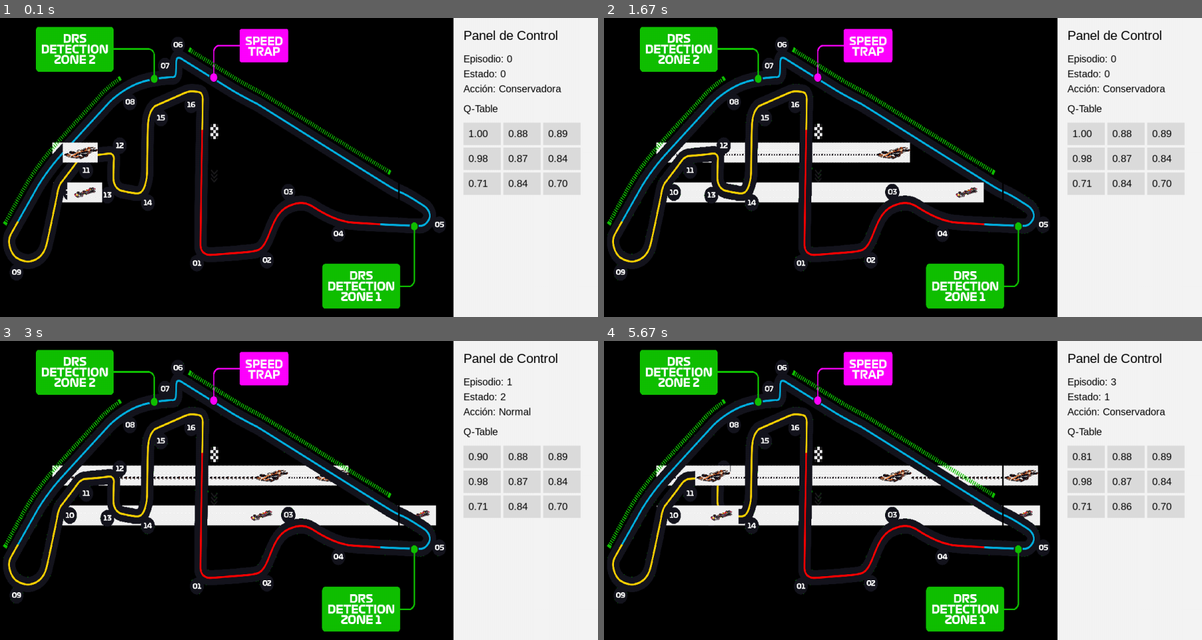
Above: before the commit, frames 1-4 (two rows, left to right).
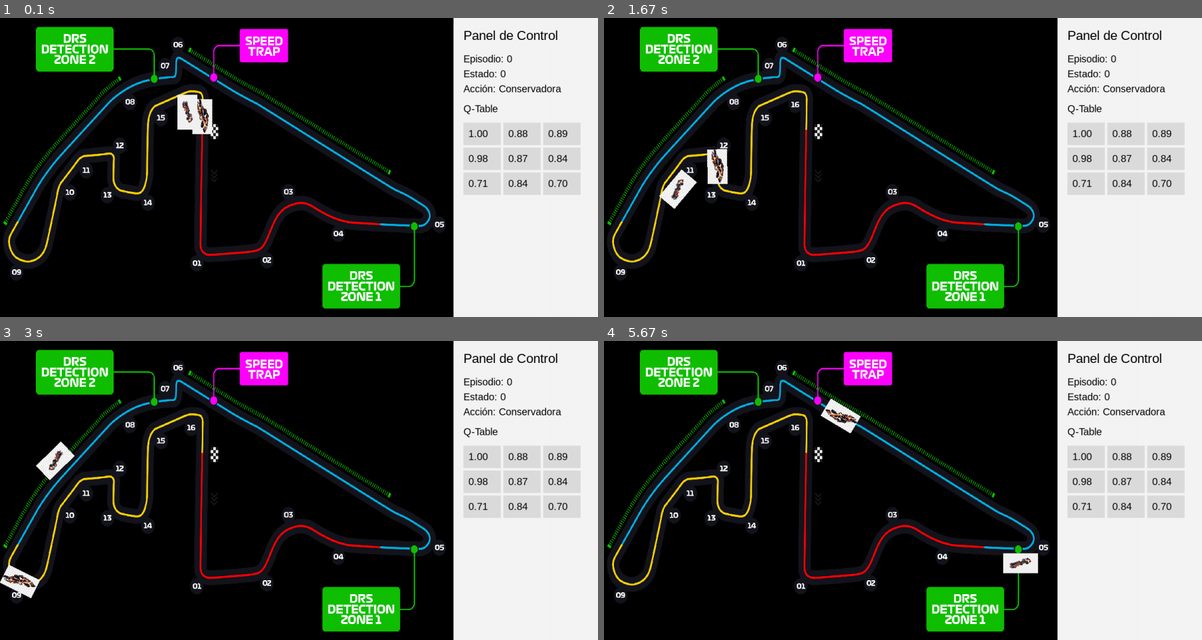
Above: after the commit, the same moments.

Repository: TaniaAraque/Proyecto-3-IA-F1-ML
Game: pygame game, started from main.py
The game is run twice, just before and just after one commit, with the same random seed, the same clock (stepped at 60 frames per second) and the same inputs.
Inputs:
- Up to frame 1 (0.1 s): no input
- Up to frame 2 (1.67 s): tap Enter at 0.33 s
- Up to frame 3 (3 s): no input
- Up to frame 4 (5.67 s): no input

The runs differ from the first frame. In frame 1, 2.0% of the frame differs, in the area x 0-70%, y 2-98%; in frame 2, 6.0%; in frame 3, 6.9%; in frame 4, 8.3%, in the area x 0-89%, y 2-98%.

Commit message:
Mapeo pista Abu Dhabi

Diff:
--- a/utils/sim_pygame_race.py
+++ b/utils/sim_pygame_race.py
@@ -3,6 +3,7 @@
 import time
 import random
 import os
+import math
 
 class F1RaceSim:
     def __init__(self, env, Q, episodes=200):
@@ -30,9 +31,132 @@
 
         self.car_norris = pygame.image.load("assets/car_norris.png")
         self.car_norris = pygame.transform.scale(self.car_norris, (70, 40))
+        self.car_norris.set_colorkey((0, 0, 0))  # Hacer transparente el negro
 
         self.car_rival = pygame.image.load("assets/car_rival.png")
         self.car_rival = pygame.transform.scale(self.car_rival, (70, 40))
+        self.car_rival.set_colorkey((0, 0, 0))  # Hacer transparente el negro
+
+        # Definir trayectoria del circuito (ajusta estos puntos según tu imagen)
+        self.track_path = self.create_track_path()
+        self.total_distance = self.calculate_path_length()
+
+    def create_track_path(self):
+        """
+        Define los puntos que forman la trayectoria del circuito.
+        Waypoints mapeados desde la imagen real del circuito.
+        """
+        path = [
+            (406, 225),
+            (406, 179),
+            (404, 153),
+            (389, 147),
+            (371, 151),
+            (343, 161),
+            (307, 180),
+            (296, 206),
+            (296, 241),
+            (293, 323),
+            (283, 351),
+            (259, 349),
+            (236, 341),
+            (228, 327),
+            (227, 277),
+            (217, 271),
+            (167, 275),
+            (120, 331),
+            (87, 469),
+            (63, 484),
+            (44, 484),
+            (30, 477),
+            (19, 454),
+            (22, 428),
+            (35, 408),
+            (74, 340),
+            (102, 298),
+            (132, 263),
+            (167, 229),
+            (201, 188),
+            (237, 154),
+            (266, 138),
+            (293, 126),
+            (327, 121),
+            (347, 118),
+            (355, 108),
+            (355, 93),
+            (359, 79),
+            (373, 88),
+            (402, 107),
+            (427, 122),
+            (622, 238),
+            (784, 341),
+            (859, 382),
+            (863, 398),
+            (857, 406),
+            (844, 416),
+            (822, 416),
+            (742, 414),
+            (686, 409),
+            (654, 393),
+            (632, 381),
+            (605, 371),
+            (586, 374),
+            (569, 385),
+            (553, 403),
+            (542, 431),
+            (529, 458),
+            (511, 468),
+            (481, 470),
+            (415, 475),
+            (403, 466),
+            (406, 225),  # Vuelta al inicio
+        ]
+        return path
+
+    def calculate_path_length(self):
+        """Calcula la longitud total del circuito"""
+        total = 0
+        for i in range(len(self.track_path) - 1):
+            x1, y1 = self.track_path[i]
+            x2, y2 = self.track_path[i + 1]
+            total += math.sqrt((x2 - x1)**2 + (y2 - y1)**2)
+        return total
+
+    def get_position_on_track(self, distance, y_offset=0):
+        """
+        Obtiene la posición (x, y) y ángulo en el circuito dada una distancia recorrida.
+        y_offset permite colocar autos en diferentes carriles.
+        """
+        # Normalizar distancia
+        distance = distance % self.total_distance
+
+        # Encontrar segmento del circuito
+        accumulated = 0
+        for i in range(len(self.track_path) - 1):
+            x1, y1 = self.track_path[i]
+            x2, y2 = self.track_path[i + 1]
+            segment_length = math.sqrt((x2 - x1)**2 + (y2 - y1)**2)
+
+            if accumulated + segment_length >= distance:
+                # Interpolación en este segmento
+                t = (distance - accumulated) / segment_length
+                x = x1 + t * (x2 - x1)
+                y = y1 + t * (y2 - y1)
+
+                # Calcular ángulo de la tangente
+                angle = math.atan2(y2 - y1, x2 - x1)
+
+                # Aplicar offset perpendicular (para diferentes carriles)
+                x += y_offset * math.sin(angle)
+                y -= y_offset * math.cos(angle)
+
+                return x, y, math.degrees(angle)
+
+            accumulated += segment_length
+
+        # Si llegamos aquí, estamos al final
+        x, y = self.track_path[-1]
+        return x, y, 0
 
     def draw_panel(self, state, action_name, ep):
         panel_x = 910
@@ -56,10 +180,20 @@
                 txt = self.small.render(f"{val:.2f}", True, self.black)
                 self.screen.blit(txt, (rect.x + 10, rect.y + 10))
 
+    def draw_car_rotated(self, car_image, x, y, angle):
+        """Dibuja un auto rotado según el ángulo de la pista"""
+        # Rotar la imagen
+        rotated = pygame.transform.rotate(car_image, -angle)
+        # Mantener la transparencia
+        rotated.set_colorkey((0, 0, 0))
+        # Centrar la imagen rotada
+        rect = rotated.get_rect(center=(int(x), int(y)))
+        self.screen.blit(rotated, rect)
+
+
     def run(self):
         alpha = 0.1
         eps = 0.2
-        finish_x = 800
 
         for ep in range(self.episodes):
 
@@ -68,11 +202,9 @@
                     pygame.quit()
                     return
 
-            norris_x = 100
-            norris_y = 250
-
-            rival_x = 100
-            rival_y = 330
+            # Distancia recorrida en el circuito (en lugar de posición x)
+            norris_distance = 0
+            rival_distance = 0
 
             state = self.env.reset()
             action = np.random.randint(3) if random.random() < eps else np.argmax(self.Q[state])
@@ -92,29 +224,39 @@
 
             reward = 0
 
-            while norris_x < finish_x and rival_x < finish_x:
+            # Carrera: una vuelta completa al circuito
+            while norris_distance < self.total_distance and rival_distance < self.total_distance:
 
                 for event in pygame.event.get():
                     if event.type == pygame.QUIT:
                         pygame.quit()
                         return
 
-                norris_x += n_speed
-                rival_x += r_speed
-
+                # Avanzar en el circuito
+                norris_distance += n_speed
+                rival_distance += r_speed
+
+                # Obtener posiciones en el circuito
+                norris_x, norris_y, norris_angle = self.get_position_on_track(norris_distance, y_offset=0)
+                rival_x, rival_y, rival_angle = self.get_position_on_track(rival_distance, y_offset=30)
+
+                # Limpiar pantalla completamente
+                self.screen.fill((0, 0, 0))
+
+                # Dibujar fondo
                 self.screen.blit(self.track, (0,0))
 
-                self.screen.blit(self.car_norris, (norris_x, norris_y))
-                self.screen.blit(self.car_rival, (rival_x, rival_y))
-
-                pygame.draw.line(self.screen, self.black, (finish_x, 200),(finish_x, 400),3)
+                # Dibujar autos rotados según la curva del circuito
+                self.draw_car_rotated(self.car_norris, norris_x, norris_y, norris_angle)
+                self.draw_car_rotated(self.car_rival, rival_x, rival_y, rival_angle)
 
                 self.draw_panel(state, action_name, ep)
 
                 pygame.display.update()
                 time.sleep(0.02)
 
-            if norris_x >= finish_x and norris_x > rival_x:
+            # Determinar ganador
+            if norris_distance >= self.total_distance and norris_distance < rival_distance + n_speed:
                 reward = 1
 
             self.Q[state, action] += alpha * (reward - self.Q[state, action])
--- /dev/null
+++ b/utils/track_mapper.py
@@ -0,0 +1,91 @@
+"""
+Herramienta para mapear waypoints del circuito haciendo clic en la imagen.
+Ejecuta este script y haz clic en la imagen siguiendo la trayectoria del circuito.
+"""
+import pygame
+import sys
+
+def get_track_waypoints():
+    pygame.init()
+
+    # Cargar la imagen del circuito
+    track_img = pygame.image.load("assets/track.png")
+    track_img = pygame.transform.scale(track_img, (900, 600))
+
+    screen = pygame.display.set_mode((900, 600))
+    pygame.display.set_caption("Click para marcar waypoints - ESC para terminar")
+
+    waypoints = []
+    font = pygame.font.SysFont("Arial", 16)
+
+    running = True
+    while running:
+        for event in pygame.event.get():
+            if event.type == pygame.QUIT:
+                running = False
+            elif event.type == pygame.KEYDOWN:
+                if event.key == pygame.K_ESCAPE:
+                    running = False
+                elif event.key == pygame.K_u and waypoints:  # U para deshacer último punto
+                    waypoints.pop()
+            elif event.type == pygame.MOUSEBUTTONDOWN:
+                # Agregar waypoint
+                pos = pygame.mouse.get_pos()
+                waypoints.append(pos)
+                print(f"Punto {len(waypoints)}: {pos}")
+
+        # Dibujar
+        screen.blit(track_img, (0, 0))
+
+        # Dibujar waypoints y líneas
+        if len(waypoints) > 0:
+            for i, point in enumerate(waypoints):
+                pygame.draw.circle(screen, (255, 0, 0), point, 5)
+                # Número del punto
+                text = font.render(str(i+1), True, (255, 255, 255))
+                screen.blit(text, (point[0] + 8, point[1] - 8))
+
+            # Líneas conectando waypoints
+            if len(waypoints) > 1:
+                pygame.draw.lines(screen, (0, 255, 0), False, waypoints, 2)
+
+        # Instrucciones
+        instructions = [
+            "Haz clic para agregar puntos siguiendo el circuito",
+            f"Puntos marcados: {len(waypoints)}",
+            "U = Deshacer último | ESC = Terminar"
+        ]
+
+        y_offset = 10
+        for text in instructions:
+            label = font.render(text, True, (255, 255, 0))
+            pygame.draw.rect(screen, (0, 0, 0), (5, y_offset - 2, label.get_width() + 10, 20))
+            screen.blit(label, (10, y_offset))
+            y_offset += 25
+
+        pygame.display.update()
+
+    pygame.quit()
+
+    # Imprimir el código para copiar
+    if waypoints:
+        print("\n" + "="*60)
+        print("COPIA ESTE CÓDIGO EN create_track_path():")
+        print("="*60)
+        print("path = [")
+        for point in waypoints:
+            print(f"    {point},")
+        print("]")
+        print("="*60)
+
+    return waypoints
+
+if __name__ == "__main__":
+    print("=== MAPEADOR DE CIRCUITO ===")
+    print("Instrucciones:")
+    print("1. Haz clic en la imagen siguiendo la línea del circuito")
+    print("2. Coloca puntos cada cierta distancia (15-30 puntos es bueno)")
+    print("3. Presiona ESC cuando termines")
+    print("4. Copia el código generado\n")
+
+    waypoints = get_track_waypoints()
Binary file changed: results/Q_table.npy
